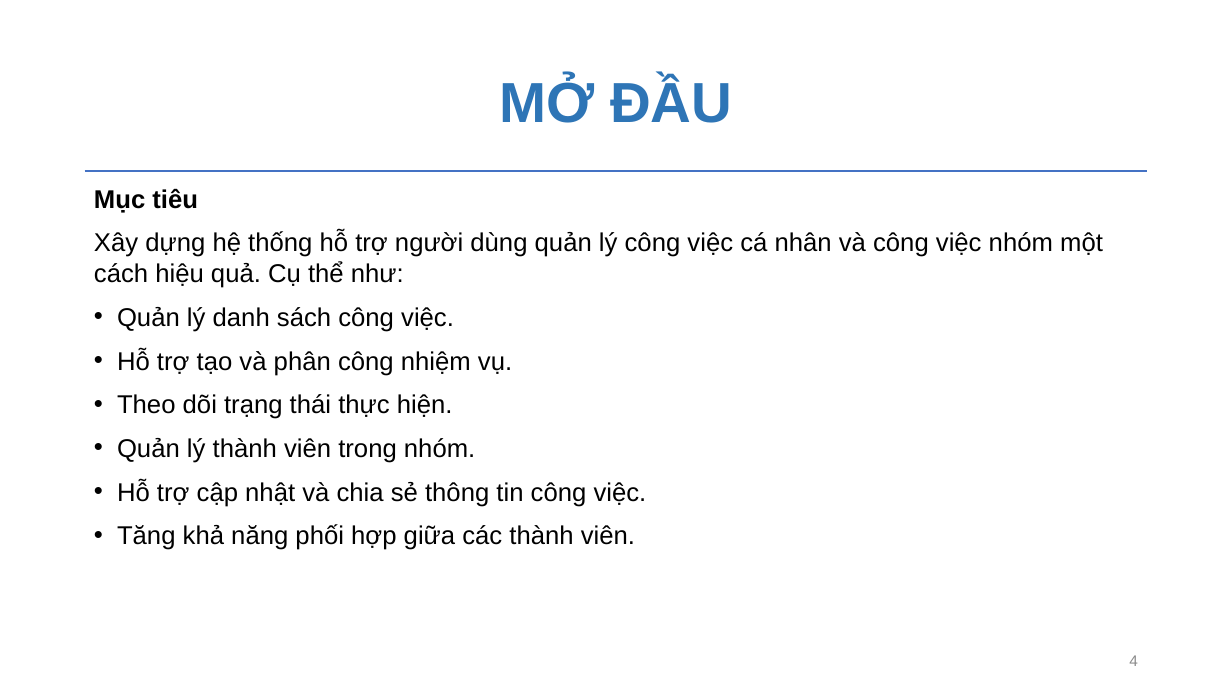
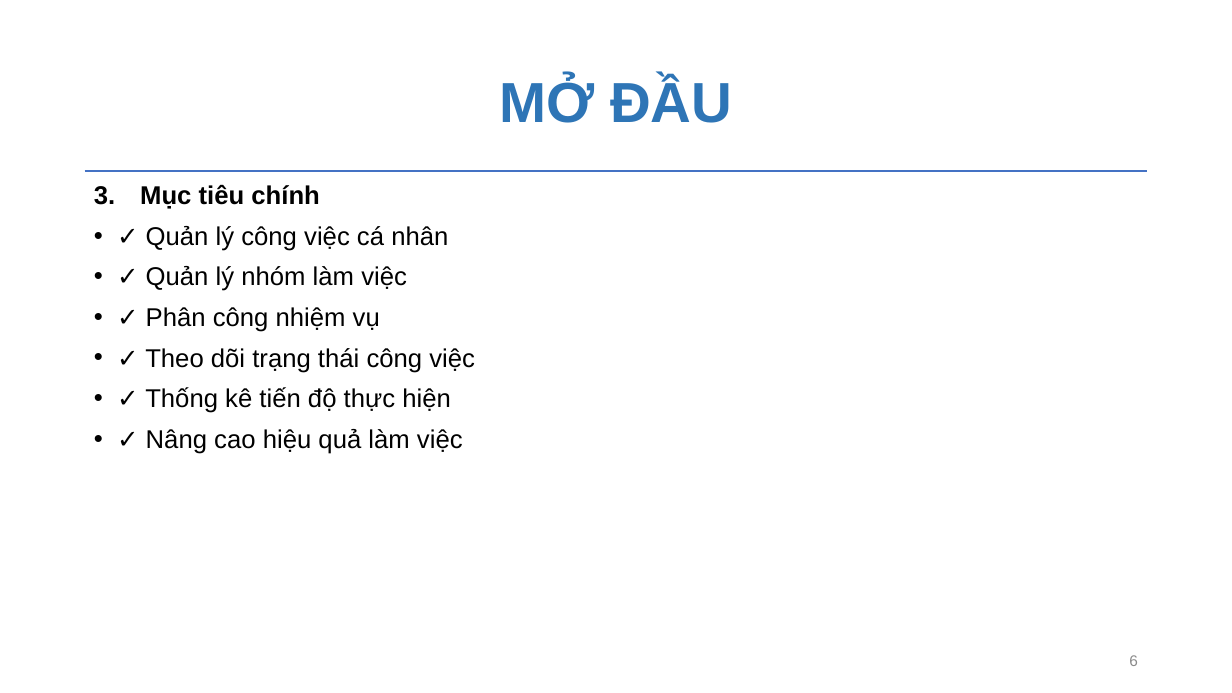
Before and after one commit to chautuyettran/CNPM-nhom17, a slide deck: slide 6 of nhom17.pptx (slide 4 before the commit). Drawn at 1232x693 pixels with LibreOffice and Linux fonts; fonts in the diff are those of the drawing; background and template pictures are left out. Boxes give left, top, right and bottom in pixels: in the first picture for what was removed or moved away, otherwise in the second. Text is boxed around its words. In the diff, an @@ line names an element or a change of style, - is before the commit and + after.

```diff
--- a/nhom17.pptx
+++ b/nhom17.pptx
@@ text at box(140, 184, 475, 454): text changed @@
-Mục tiêu
-Xây dựng hệ thống hỗ trợ người dùng quản lý công việc cá nhân và công việc nhóm một cách hiệu quả. Cụ thể như:
-• Quản lý danh sách công việc.
-• Hỗ trợ tạo và phân công nhiệm vụ.
-• Theo dõi trạng thái thực hiện.
-• Quản lý thành viên trong nhóm.
-• Hỗ trợ cập nhật và chia sẻ thông tin công việc.
-• Tăng khả năng phối hợp giữa các thành viên.
+3. Mục tiêu chính
+• ✓ Quản lý công việc cá nhân
+• ✓ Quản lý nhóm làm việc
+• ✓ Phân công nhiệm vụ
+• ✓ Theo dõi trạng thái công việc
+• ✓ Thống kê tiến độ thực hiện
+• ✓ Nâng cao hiệu quả làm việc
@@ page number at box(1129, 655, 1138, 666): text changed @@
-4
+6
```
Also in this commit, not shown: 7 other slides changed, 10 slides added, 1 slide removed, 17 other files.
